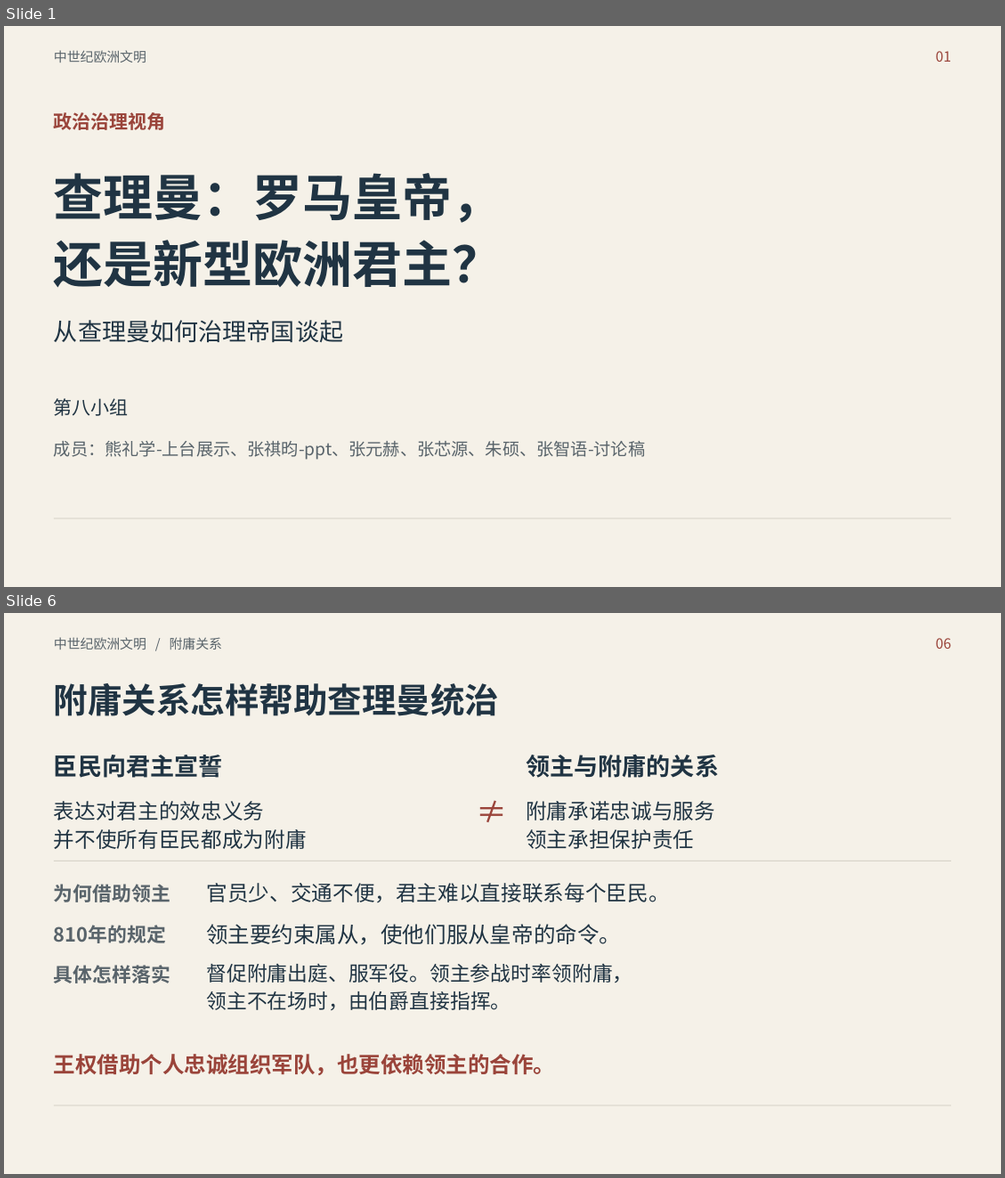
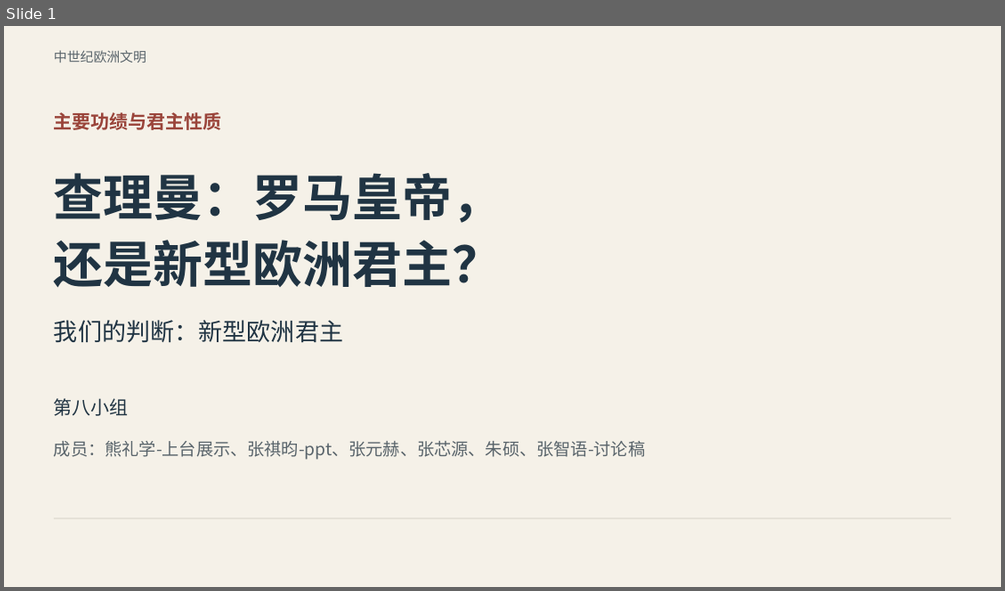
Before and after one commit to mimiqi/FDU-GECC10068-MedievalEuropeanCivilization, a slide deck: 讨论课/交付文件/查理曼_ppt.pptx. Shown one above the other, each under a label of ours: slides 1 and 6 before the commit, slide 1 after it; the slides between them are not shown. The pictures are 1005x1178 and 1005x591 pixels, drawn with LibreOffice and Linux fonts; fonts in the diff are those of the drawing. Boxes give left, top, right and bottom in pixels: in the first picture for what was removed or moved away, otherwise in the second. Text is boxed around its words. In the diff, an @@ line names an element or a change of style, - is before the commit and + after.

Commit message:
docs: 明确查理曼君主性质并补充与罗马皇帝的四维比较

```diff
--- a/讨论课/交付文件/查理曼_ppt.pptx
+++ b/讨论课/交付文件/查理曼_ppt.pptx
@@ slide 6 removed at <box>4,613,1001,1174</box>, background #F5F1E8 @@
@@ text removed at <box>54,637,222,649</box> @@
-中世纪欧洲文明 / 附庸关系
@@ text removed at <box>936,638,951,649</box> @@
-06
@@ text removed at <box>54,683,499,716</box> @@
-附庸关系怎样帮助查理曼统治
@@ text removed at <box>54,755,223,778</box> @@
-臣民向君主宣誓
@@ text removed at <box>526,754,719,778</box> @@
-领主与附庸的关系
@@ text removed at <box>461,788,522,833</box> @@
-≠
@@ text removed at <box>54,801,307,849</box> @@
-表达对君主的效忠义务
-并不使所有臣民都成为附庸
@@ text removed at <box>526,801,715,849</box> @@
-附庸承诺忠诚与服务
-领主承担保护责任
@@ line removed from (54, 860) to (952, 860) @@
@@ text removed at <box>54,884,170,902</box> @@
-为何借助领主
@@ text removed at <box>206,883,669,903</box> @@
-官员少、交通不便，君主难以直接联系每个臣民。
@@ text removed at <box>54,925,166,943</box> @@
-810年的规定
@@ text removed at <box>206,924,621,945</box> @@
-领主要约束属从，使他们服从皇帝的命令。
@@ text removed at <box>54,965,170,983</box> @@
-具体怎样落实
@@ text removed at <box>206,964,632,1010</box> @@
-督促附庸出庭、服军役。领主参战时率领附庸，
-领主不在场时，由伯爵直接指挥。
@@ text removed at <box>54,1054,556,1075</box> @@
-王权借助个人忠诚组织军队，也更依赖领主的合作。
@@ line removed from (54, 1105) to (952, 1105) @@
@@ slide 1 changed as well @@
@@ text removed at <box>936,51,951,62</box> @@
-01
@@ text at <box>54,112,222,130</box>: text changed @@
-政治治理视角
+主要功绩与君主性质
@@ text at <box>54,320,343,343</box>: text changed @@
-从查理曼如何治理帝国谈起
+我们的判断：新型欧洲君主
```
Also in this commit, not shown: 7 other slides changed, 3 slides added, 2 other slides removed, 1 other file.
